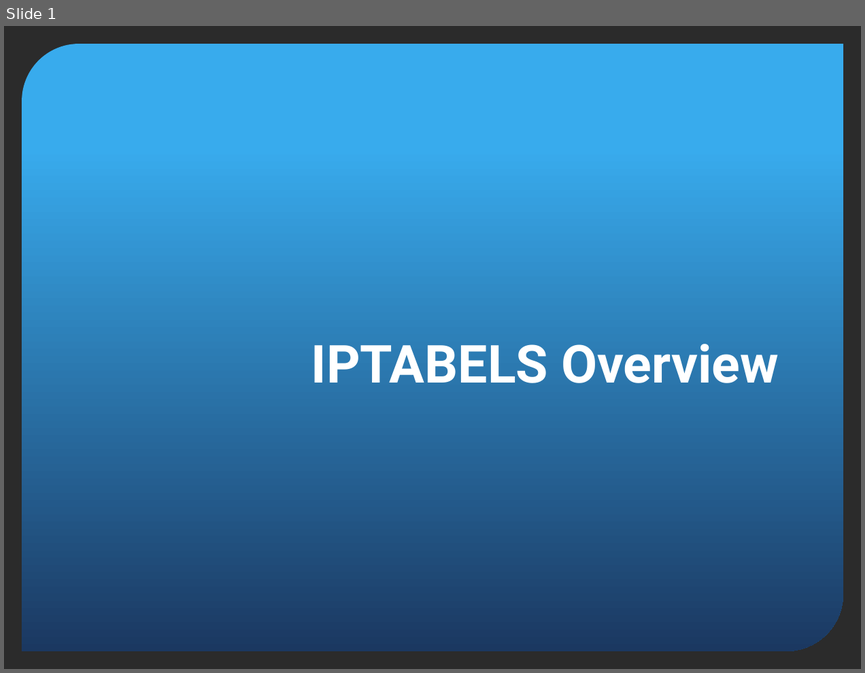
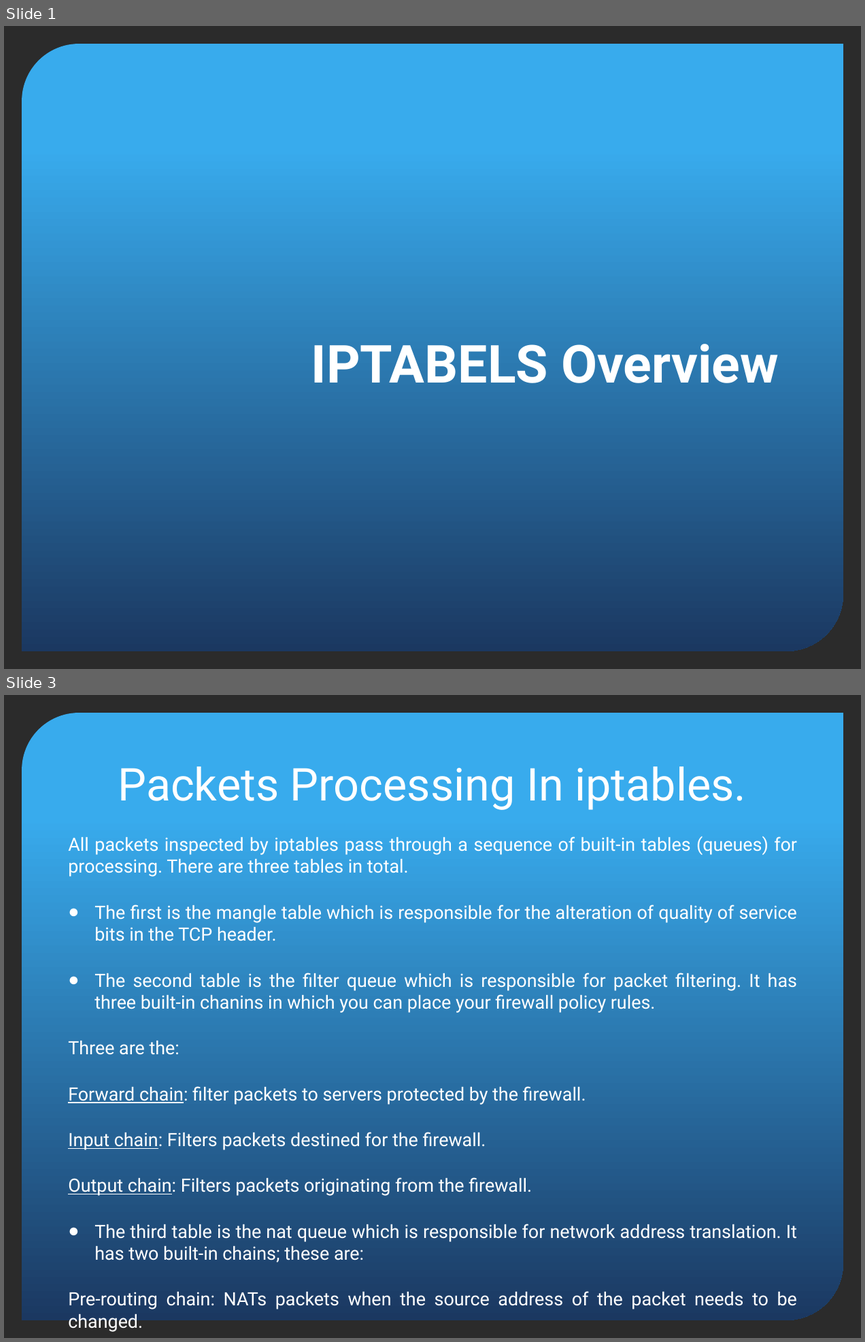
Before and after one commit to vietshell/Basic_Script, a slide deck: Presentation1.pptx. Shown one above the other, each under a label of ours: slide 1 before the commit, slides 1 and 3 after it; the slides between them are not shown. The pictures are 865x673 and 865x1342 pixels, drawn with LibreOffice and Linux fonts; fonts in the diff are those of the drawing; background and template pictures are left out; a plain dark background stands for a picture behind light text. Boxes give left, top, right and bottom in pixels: in the first picture for what was removed or moved away, otherwise in the second. Text is boxed around its words. In the diff, an @@ line names an element or a change of style, - is before the commit and + after.

```diff
--- a/Presentation1.pptx
+++ b/Presentation1.pptx
@@ slide 3 added at (4, 695, 861, 1338), background picture (left out); not listed: 1 template element that a slide beside it also shows @@
@@ title added at (118, 766, 746, 810), 38 pt, text #FFFFFF @@
+Packets Processing In iptables.
@@ text added at (68, 836, 797, 1331), 15.4 pt, text #FFFFFF @@
+All packets inspected by iptables pass through a sequence of built-in tables (queues) for processing. There are three tables in total.
+● The first is the mangle table which is responsible for the alteration of quality of service bits in the TCP header.
+● The second table is the filter queue which is responsible for packet filtering. It has three built-in chanins in which you can place your firewall policy rules.
+Three are the:
+Forward chain: filter packets to servers protected by the firewall.
+Input chain: Filters packets destined for the firewall.
+Output chain: Filters packets originating from the firewall.
+● The third table is the nat queue which is responsible for network address translation. It has two built-in chains; these are:
+Pre-routing chain: NATs packets when the source address of the packet needs to be changed.
```
Also in this commit, not shown: 7 slides changed, 3 other slides added, 12 slides removed, 1 other file.
